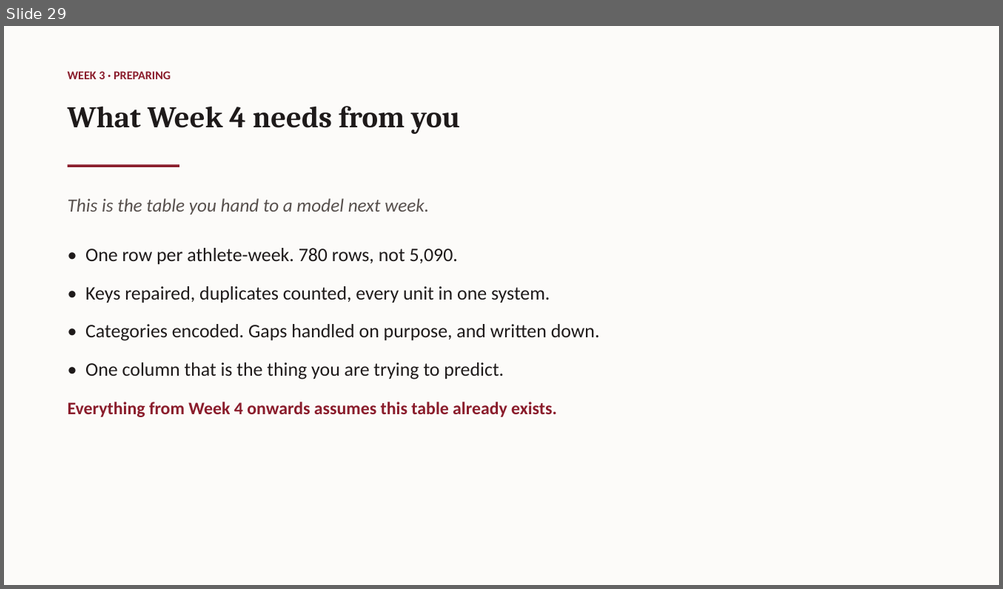
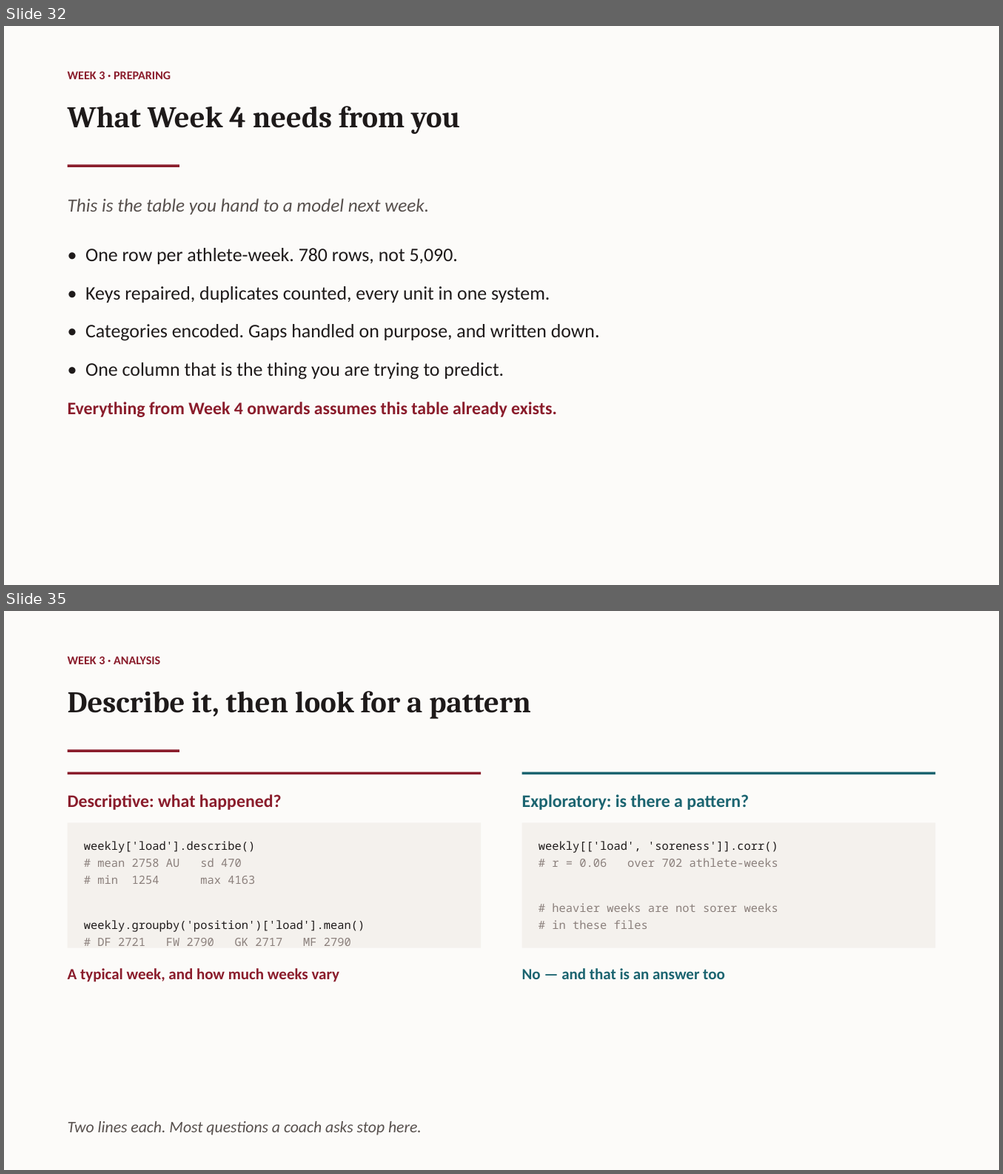
Before and after one commit to galipaydin/pes3850, a slide deck: lectures/week03/slides.pptx. Shown one above the other, each under a label of ours: slide 29 before the commit, slides 32 and 35 after it; the slides between them are not shown. The pictures are 1003x589 and 1003x1174 pixels, drawn with LibreOffice and Linux fonts; fonts in the diff are those of the drawing. Boxes give left, top, right and bottom in pixels: in the first picture for what was removed or moved away, otherwise in the second. Text is boxed around its words. In the diff, an @@ line names an element or a change of style, - is before the commit and + after.

Commit message:
Week 3 slides: preprocessing, analysis and machine learning

```diff
--- a/lectures/week03/slides.pptx
+++ b/lectures/week03/slides.pptx
@@ slide 35 added at [4,611,999,1170], background #FCFBF9 @@
@@ text added at [68,656,160,664], 11.5 pt, text #8A1C2B, bold @@
+WEEK 3 · ANALYSIS
@@ text added at [68,691,530,719], 29 pt, text #1E1A1A, bold @@
+Describe it, then look for a pattern
@@ rectangle added at [68,750,179,753], fill #8A1C2B @@
@@ rectangle added at [68,772,481,775], fill #8A1C2B @@
@@ rectangle added at [522,772,935,775], fill #1B6470 @@
@@ text added at [68,795,282,810], 17 pt, text #8A1C2B, bold @@
+Descriptive: what happened?
@@ text added at [522,795,748,810], 17 pt, text #1B6470, bold @@
+Exploratory: is there a pattern?
@@ rectangle added at [68,823,481,948], fill #F4F1ED @@
@@ rectangle added at [522,823,935,948], fill #F4F1ED @@
@@ text added at [84,841,365,946], 11 pt, text #1E1A1A @@
+weekly['load'].describe()
+# mean 2758 AU sd 470
+# min 1254 max 4163
+weekly.groupby('position')['load'].mean()
+# DF 2721 FW 2790 GK 2717 MF 2790
@@ text added at [538,841,778,929], 11 pt, text #8B807C @@
+weekly[['load', 'soreness']].corr()
+# r = 0.06 over 702 athlete-weeks
+# heavier weeks are not sorer weeks
+# in these files
@@ text added at [68,968,339,982], 15 pt, text #8A1C2B, bold @@
+A typical week, and how much weeks vary
@@ text added at [522,968,725,980], 15 pt, text #1B6470, bold @@
+No — and that is an answer too
@@ text added at [68,1122,421,1136], 15.5 pt, text #57504D, italic @@
+Two lines each. Most questions a coach asks stop here.
@@ what was slide 29 is now slide 32 @@
```
Also in this commit, not shown: 11 other slides added, 1 other file.
